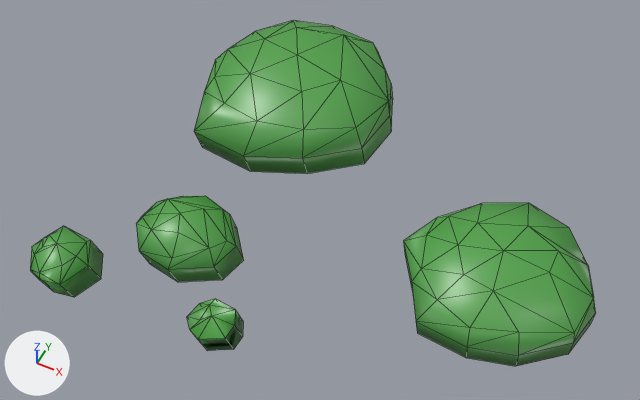
The Blender file Assets/Models/Environment/Moss.blend: old version first, new version second.
One viewpoint serves both versions: a camera (50 mm lens) standing at (1.17, -1.75, 2.75) and looking at (0.31, -0.05, 0.62). Lighting does not change. The marker at lower left points along +X, +Y and +Z. Mesh edges are drawn as thin lines.

The first picture shows 'moos_c_2'.
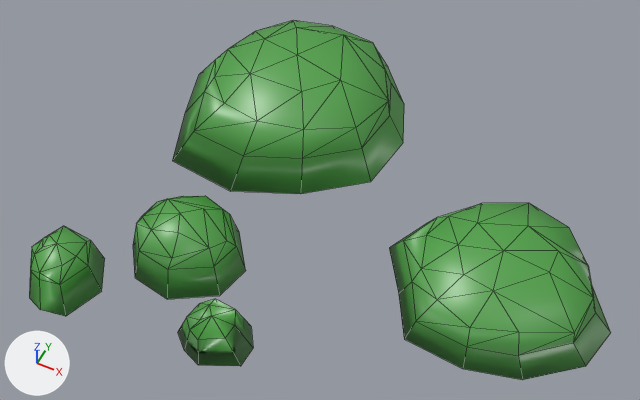
Boxes [x1, y1, x2, y2] around the edits, measured in the pictures (640 x 400 px; the box of a moved part takes in the faces that stretch with it):
'moos_c_2', reshaped
    before: [30, 20, 596, 366]
    after: [29, 20, 611, 380]
part 1 of me_mesh_003, moved or reshaped
    before: [40, 216, 243, 351]
    after: [29, 216, 253, 366]
part 2 of me_mesh_003, moved or reshaped
    before: [404, 246, 595, 366]
    after: [389, 219, 611, 380]
part 3 of me_mesh_003, moved or reshaped
    before: [194, 87, 393, 174]
    after: [172, 54, 404, 194]

Edits to the bpy script that builds the scene:
```text
Change me_mesh_003:
    used by ob_moos_c_2; parent = ob_moos_c; location = (0.0, 0.0, 0.0); rotation_euler = (1.571, 0.0, 0.0), in degrees (90, 0, 0); scale = (0.00025, 0.00025, 0.00025)
    verts and faces of me_mesh_003; kept vertices keep their numbers, new ones are numbered from 163
    before: 123 (4760.0, 2094.0, 737.0) at pixel (568, 354), 124 (4878.0, 2123.0, 242.0) at pixel (590, 324), 125 (4260.0, 2119.0, -747.0), 126 (3703.0, 2123.0, -925.0), 127 (3114.0, 2120.0, -759.0)
    before: 128 (2720.0, 2107.0, -306.0), 129 (2480.0, 2095.0, 222.0) at pixel (404, 254), 130 (2813.0, 2101.0, 759.0) at pixel (412, 294), 131 (3074.0, 2096.0, 1255.0) at pixel (417, 333), 132 (3711.0, 2095.0, 1315.0) at pixel (466, 357)
    before: 133 (4262.0, 2095.0, 1169.0) at pixel (515, 366)
    before: 134 (1437.0, 2128.0, -1739.0) at pixel (391, 131), 135 (1184.0, 2128.0, -2375.0) at pixel (392, 99), 136 (726.0, 2128.0, -2930.0), 137 (-14.0, 2095.0, -3140.0), 138 (-784.0, 2106.0, -3031.0)
    before: 139 (-1180.0, 2095.0, -2354.0), 140 (-1388.0, 2098.0, -1725.0), 141 (-1157.0, 2100.0, -1032.0), 142 (-856.0, 2098.0, -274.0) at pixel (202, 147), 143 (-11.0, 2095.0, -167.0) at pixel (250, 171)
    before: 144 (717.0, 2095.0, -484.0) at pixel (307, 173), 145 (1350.0, 2109.0, -999.0) at pixel (364, 163)
    remove me_mesh_003.from_pydata(...)  # 163 vertices, 214 faces, 1 loose edge; spans x -1594.0..4882.0, y 2031.0..3124.0, z -3140.0..2811.0
    add me_mesh_003.from_pydata(...)  # 162 vertices, 213 faces, 1 loose edge; spans x -1730.0..5128.0, y 2031.0..3124.0, z -3283.0..2960.0
    me_mesh_003 part 1
    2 vertices are removed from x -1377.0..-1373.0, y 2031.0..2060.0, z 2610.0
    3 faces are deleted
    24 vertices move from x -1594.0..1247.0, y 2031.0..2105.0, z 756.0..2673.0 to x -1697.0..1436.0, y 2031.0..2105.0, z 786.0..2960.0
    1 vertex is added at (-1419.0, 2031.0, 2878.0)
    2 new faces join them
    me_mesh_003 part 2
    add verts[123] = (4987.0, 2094.0, 806.0)  # moved, pixel (585, 366)
    add verts[124] = (5128.0, 2123.0, 238.0)  # moved, pixel (611, 332)
    add verts[125] = (4388.0, 2119.0, -898.0)  # moved, pixel (576, 244)
    add verts[126] = (3720.0, 2123.0, -1102.0)  # moved
    add verts[127] = (3015.0, 2120.0, -911.0)  # moved
    add verts[128] = (2542.0, 2107.0, -391.0)  # moved, pixel (427, 222)
    add verts[129] = (2255.0, 2095.0, 215.0)  # moved, pixel (389, 247)
    add verts[130] = (2654.0, 2101.0, 832.0)  # moved, pixel (398, 293)
    add verts[131] = (2967.0, 2096.0, 1401.0)  # moved, pixel (404, 339)
    add verts[132] = (3729.0, 2095.0, 1470.0)  # moved, pixel (462, 368)
    add verts[133] = (4390.0, 2095.0, 1302.0)  # moved, pixel (522, 379)
    me_mesh_003 part 3
    add verts[134] = (1676.0, 2128.0, -1608.0)  # moved, pixel (403, 142)
    add verts[135] = (1372.0, 2128.0, -2368.0)  # moved, pixel (404, 104)
    add verts[136] = (819.0, 2128.0, -3032.0)  # moved, pixel (388, 67)
    add verts[137] = (-72.0, 2095.0, -3283.0)  # moved
    add verts[138] = (-1001.0, 2106.0, -3153.0)  # moved
    add verts[139] = (-1478.0, 2095.0, -2343.0)  # moved
    add verts[140] = (-1730.0, 2098.0, -1591.0)  # moved, pixel (198, 75)
    add verts[141] = (-1451.0, 2100.0, -762.0)  # moved, pixel (184, 113)
    add verts[142] = (-1087.0, 2098.0, 144.0)  # moved, pixel (172, 160)
    add verts[143] = (-69.0, 2095.0, 272.0)  # moved, pixel (230, 191)
    add verts[144] = (809.0, 2095.0, -107.0)  # moved, pixel (300, 193)
    add verts[145] = (1572.0, 2109.0, -723.0)  # moved, pixel (370, 181)
```
